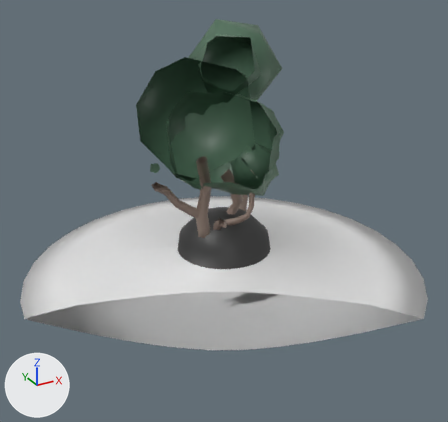
One commit to the Blender file PA11/models/models.blend: the scene before it, then after it.
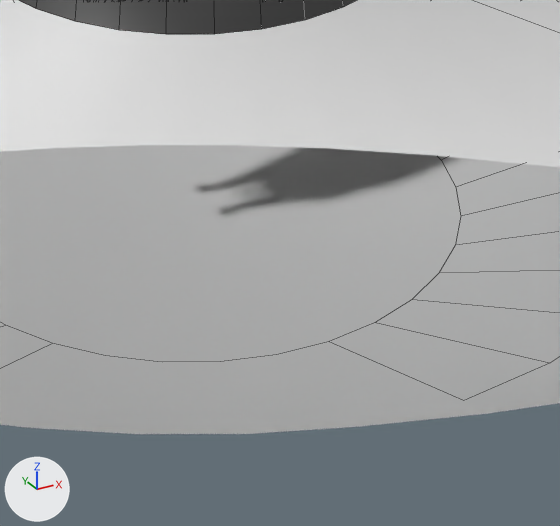
Each version is shown whole from a camera (50 mm lens) standing at (-5.62, -10.22, 6.58) and looking at (-0.12, -0.22, 1.58), then close up on the part from 42% to 67% of the width and 62% to 87% of the height. Lighting does not change. The marker at lower left points along +X, +Y and +Z. The close-ups show mesh edges as thin lines. Everything nearer to the camera than a plane just in front of the edit is cut away.

The first close-up shows 'UFO'.
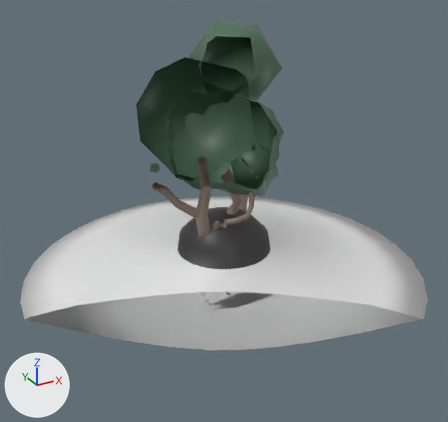
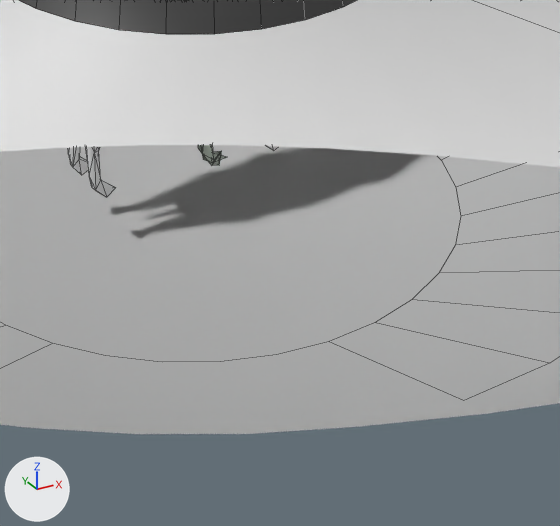
Where the newer file only moved an object's origin or applied its transform, the numbers keep the older frame.

The change, as JSON lines over the scene's bpy script:
```json
{"block": "me_cow", "where": "me_cow.from_pydata(...)  # 362 vertices, 718 faces; spans x -0.311..0.652, y -0.145..0.145, z 0.004..0.601"}
{"block": "me_cow", "where": "# used by ob_cow; location = (0.0, 0.0, 0.0); scale = (1.65, 1.65, 1.65)"}
{"block": "me_cow", "change": "me_cow part 1: the whole mesh is moved by (-0.061, 0.0, -0.304)"}
{"block": "me_alien_11", "where": "# used by ob_alien; location = (0.0, 0.0, 0.0); scale = (1.95, 1.95, 1.95)"}
{"op": "remove", "block": "me_alien_11", "code": "me_alien_11.from_pydata(...)  # 1199 vertices, 2390 faces; spans x -0.104..0.068, y -0.119..0.133, z -0.015..0.645"}
{"op": "add", "block": "me_alien_11", "code": "me_alien_11.from_pydata(...)  # 243 vertices, 478 faces; spans x -0.098..0.238, y -0.224..0.261, z -0.533..0.751"}
{"block": "me_alien_11", "change": "me_alien_11 part 2: 1199 vertices removed from x -0.104..0.068, y -0.119..0.133, z -0.015..0.645; 243 vertices added at x -0.098..0.238, y -0.224..0.261, z -0.533..0.751"}
{"op": "set", "path": "ob_alien.scale", "old": "(1.95, 1.95, 1.95)", "new": "(1.0, 1.0, 1.0)"}
{"op": "remove", "block": "ob_alien", "code": "_m = ob_alien.modifiers.new('Decimate', 'DECIMATE')"}
{"op": "remove", "block": "ob_alien", "code": "_m.ratio = 0.2"}
```

What differs and where, as boxes [x1, y1, x2, y2] in the close-ups (560 x 526 px):
```json
{"object": "Cow", "change": "mesh moved", "after": [67, 146, 278, 197], "on screen": "not visible before"}
{"object": "Alien", "change": "reshaped, rescaled, modifiers changed", "after": [198, 145, 226, 166], "on screen": "not visible before"}
```
